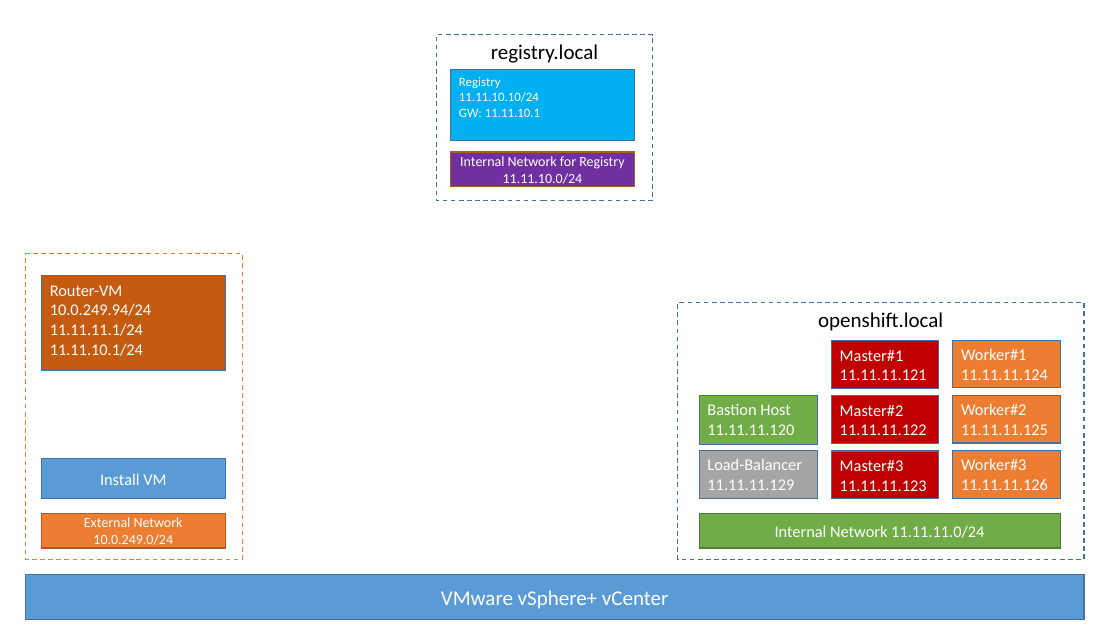
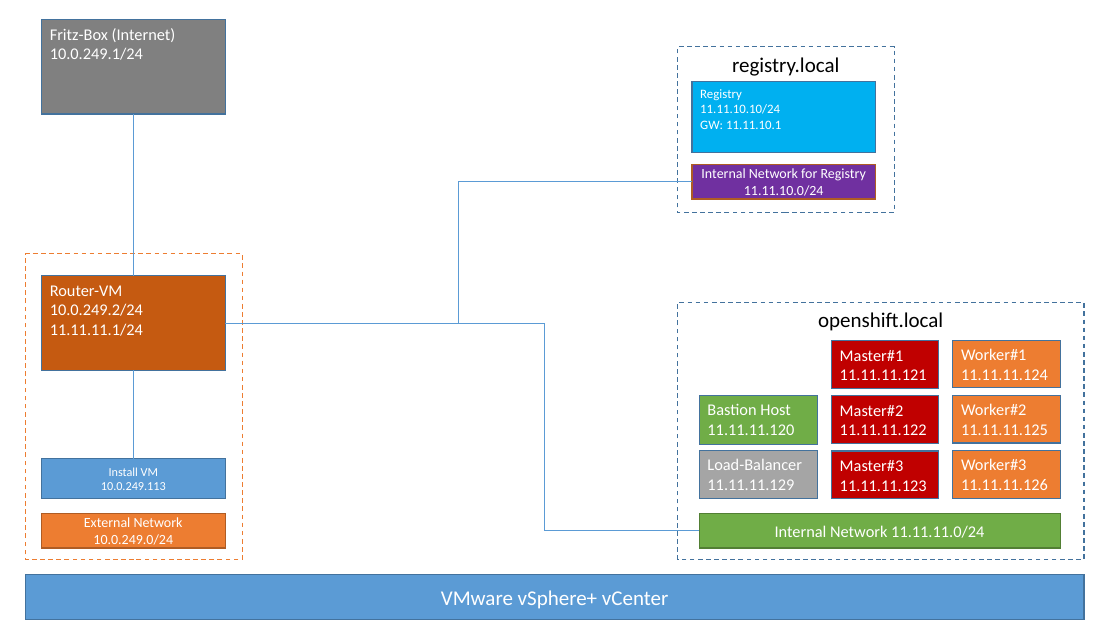
Before and after one commit to Patthecat249/automated-openshift-installation, a slide deck: slide 1 of Architecture-Overview.pptx. Drawn at 1120x630 pixels with LibreOffice and Linux fonts; fonts in the diff are those of the drawing. Boxes give left, top, right and bottom in pixels: in the first picture for what was removed or moved away, otherwise in the second. Text is boxed around its words. In the diff, an @@ line names an element or a change of style, - is before the commit and + after.

```diff
--- a/Architecture-Overview.pptx
+++ b/Architecture-Overview.pptx
@@ rectangle added at <box>41,19,225,113</box>, fill #808080, outline #43739E 1 pt, 14 pt, text #FFFFFF @@
+Fritz-Box (Internet)
+10.0.249.1/24
@@ rectangle "registry.local": place and size @@
-rectangle "registry.local" at <box>436,34,653,200</box>
+rectangle "registry.local" at <box>678,47,895,213</box>
@@ rectangle "Registry": place and size @@
-rectangle "Registry" at <box>451,69,635,140</box>
+rectangle "Registry" at <box>692,82,876,153</box>
@@ elbow line added from (134, 276) to (134, 114), #5B9BD5 0.5 pt @@
@@ rectangle "Internal Network for Registry 11.11.10.0/24": place and size @@
-rectangle "Internal Network for Registry 11.11.10.0/24" at <box>451,152,635,187</box>
+rectangle "Internal Network for Registry 11.11.10.0/24" at <box>692,164,876,198</box>
@@ elbow line added from (225, 323) to (692, 181), #5B9BD5 0.5 pt @@
@@ text in rectangle at <box>50,303,143,316</box>: text changed @@
-10.0.249.94/24
+10.0.249.2/24
@@ elbow line added from (225, 323) to (699, 531), #5B9BD5 0.5 pt @@
@@ text in rectangle at <box>50,343,143,356</box>: paragraph removed @@
-11.11.10.1/24
@@ elbow line added from (134, 459) to (134, 371), #5B9BD5 0.5 pt @@
@@ text in rectangle at <box>109,467,158,476</box>: size 14 to 10.5 pt in "Install VM" @@
@@ text in rectangle at <box>101,482,166,490</box>: paragraph added @@
+10.0.249.113
```
Also in this commit, not shown: 1 other file.
